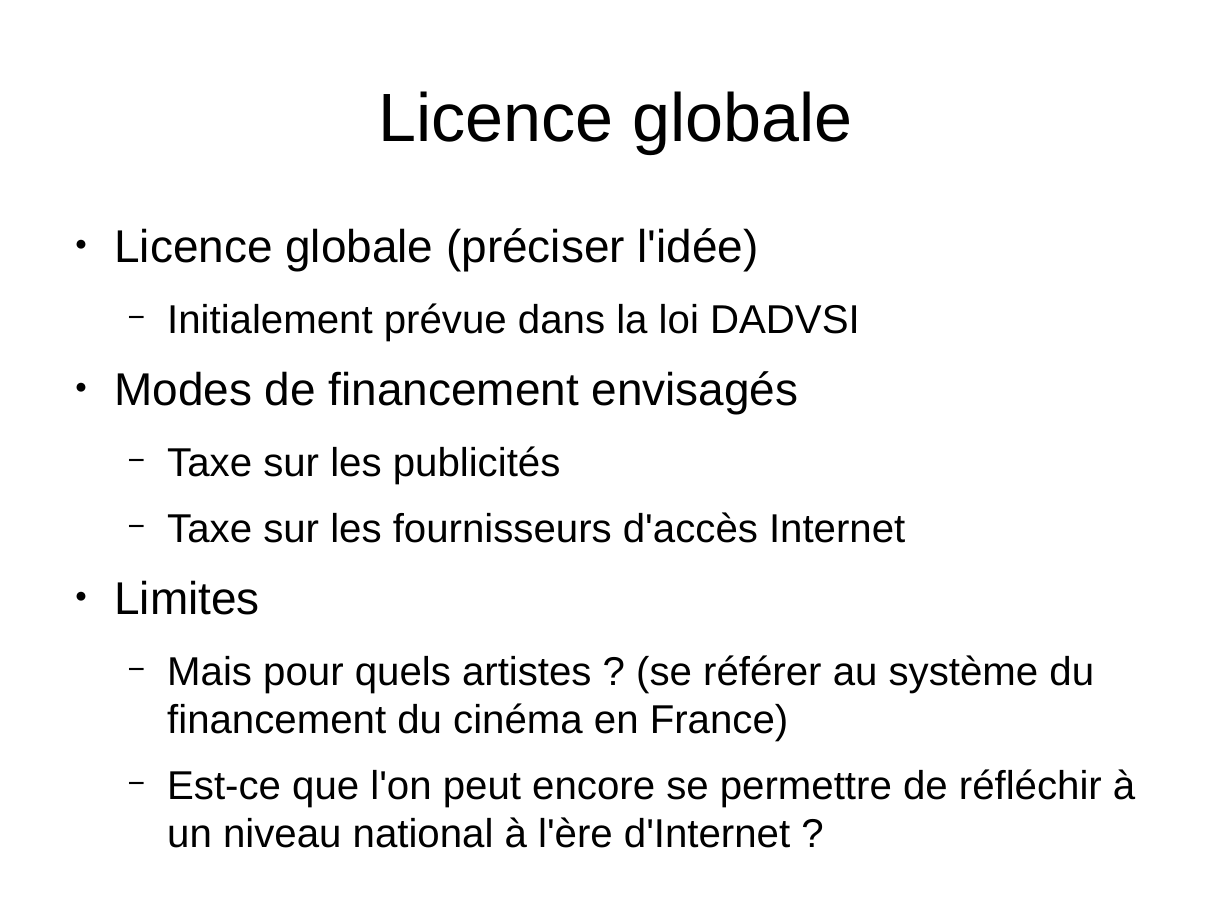
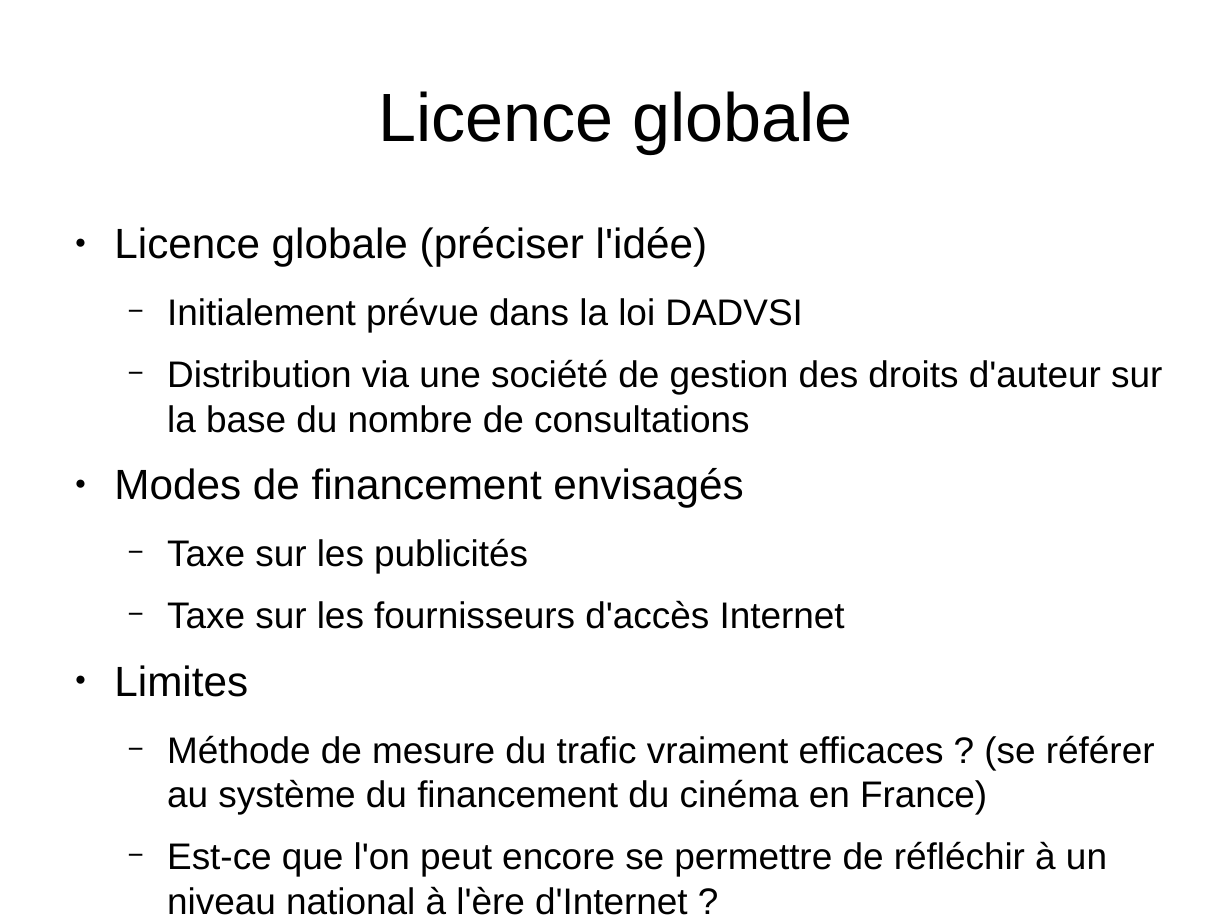
Before and after one commit to Parashp/pph-droit-auteur, a slide deck: slide 21 of soutenance.odp (slide 19 before the commit). Drawn at 1232x924 pixels with LibreOffice and Linux fonts; fonts in the diff are those of the drawing. Boxes give left, top, right and bottom in pixels: in the first picture for what was removed or moved away, otherwise in the second. Text is boxed around its words. In the diff, an @@ line names an element or a change of style, - is before the commit and + after.

Commit message:
Oral : préciser les idées

```diff
--- a/soutenance.odp
+++ b/soutenance.odp
@@ text at <box>114,227,1107,915</box>: size 29.6 to 27.2 pt in "Licence globale (préciser l'idée)", "Modes de financement envisagés", "Limites"; size 25.9 to 23.8 pt in "Initialement prévue dans la loi DADVSI", "Taxe sur les publicités", "Taxe sur les fournisseurs d'accès Internet", "Est-ce que l'on peut encore se permettre ..." @@
@@ text at <box>167,359,1162,433</box>: paragraph added @@
+  − Distribution via une société de gestion des droits d'auteur sur la base du nombre de consultations
@@ text at <box>167,735,1155,814</box>: text changed; size 25.9 to 23.8 pt @@
-  − Mais pour quels artistes ? (se référer au système du financement du cinéma en France)
+  − Méthode de mesure du trafic vraiment efficaces ? (se référer au système du financement du cinéma en France)
```
Also in this commit, not shown: 9 other slides changed, 4 slides added, 1 slide removed.
